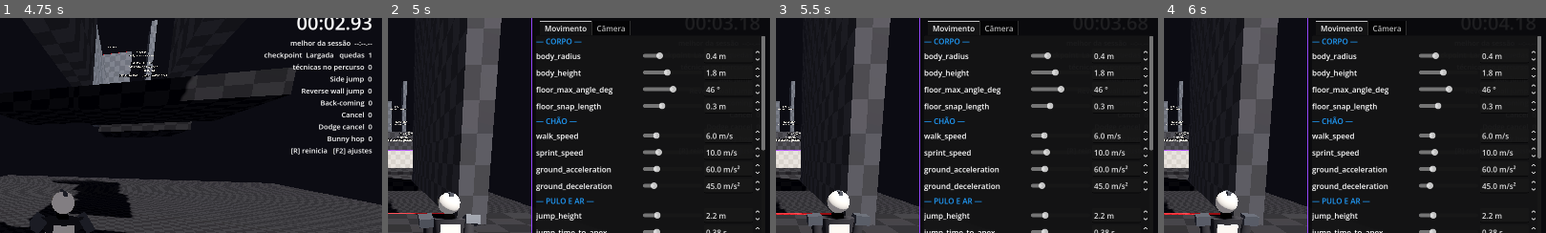
Above: before the commit, frames 1-4 (left to right).
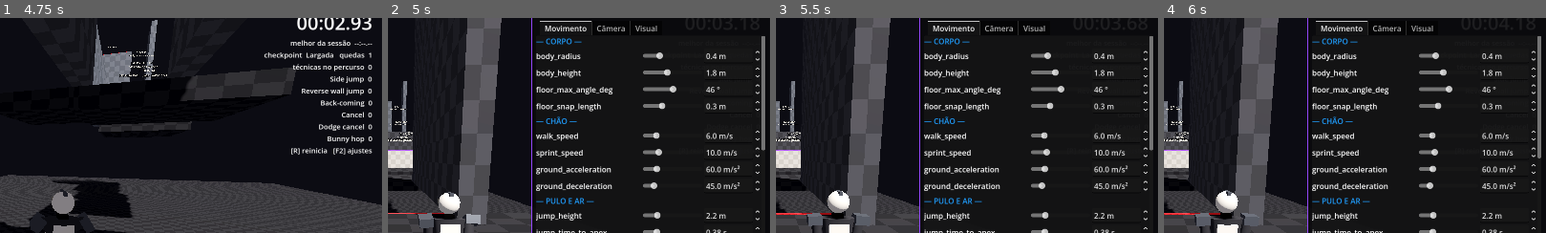
Above: after the commit, the same moments.

Repository: hugolnieri/Rebellium
Game: Godot game, scene res://scenes/arenas/TrainingCourse.tscn
The game is run twice, just before and just after one commit, with the same random seed, the same clock (stepped at 60 frames per second) and the same inputs.
Inputs (mouse positions are % of the whole screen's width and height, from its top left):
- Up to frame 1 (4.75 s): tap Enter at 0.5 s; move the mouse to (55, 50) at 0.52 s; hold Shift (dodge) 0.53-1.28 s; hold W (move_forward) from 0.53 s (still down); click (55, 50) at 0.67 s; tap Space (jump) at 0.77, 1.52, 3.02, 3.77, 4.52 s; move the mouse to (45, 50) at 1.27 s; tap V (shoulder_swap) at 1.35 s; move the mouse to (52, 48) at 2.02 s; tap 1 (weapon_slot_1) at 2.1 s; move the mouse to (49, 52) at 2.77 s; tap 2 (weapon_slot_2) at 2.85 s; click (49, 52) at 2.92 s; move the mouse to (57, 51) at 3.52 s; tap Alt at 3.6 s; tap F1 (toggle_debug_hud) at 4.15 s; move the mouse to (42, 49) at 4.27 s; tap Ctrl at 4.35 s
- Up to frame 2 (5 s): keep holding W (move_forward); tap F2 (toggle_debug_menu) at 4.9 s
- Up to frame 3 (5.5 s): move the mouse to (55, 50) at 5.02 s; release W (move_forward) at 5.03 s; hold S (move_back) from 5.03 s (still down); hold Shift (dodge) from 5.03 s (still down); click (55, 50) at 5.17 s
- Up to frame 4 (6 s): release S (move_back) at 5.75 s; release Shift (dodge) at 5.75 s; click "Recarregar" at 5.75 s
The pictures show only the part of the screen within x 50-100%, y 4-54%; the shares and areas given below are measured in that part.

Frame 1 is identical in both runs. In frame 2, 0.1% of the frame differs, in the area x 64-71%, y 3-7%; in frame 3, 0.1%; in frame 4, 0.1%.

Commit message:
F2: aba Visual para animação, poeira e sombra
Co-Authored-By: Claude Opus 5.5 <noreply@anthropic.com>
Claude-Session: https://claude.ai/code/session_01F2bQk4JmWMhxKZmCfNJjFU

Diff:
--- a/scenes/ui/debug_menu.gd
+++ b/scenes/ui/debug_menu.gd
@@ -59,6 +59,7 @@
 	root.add_child(_tabs)
 	_add_tab("Movimento", player.config)
 	_add_tab("Câmera", player.camera_config)
+	_add_tab("Visual", player.feedback_config)
 	var buttons := HBoxContainer.new()
 	root.add_child(buttons)
 	_add_button(buttons, "Salvar no .tres", _save)
Not shown, changed: docs/ROTEIRO_TESTE.md
